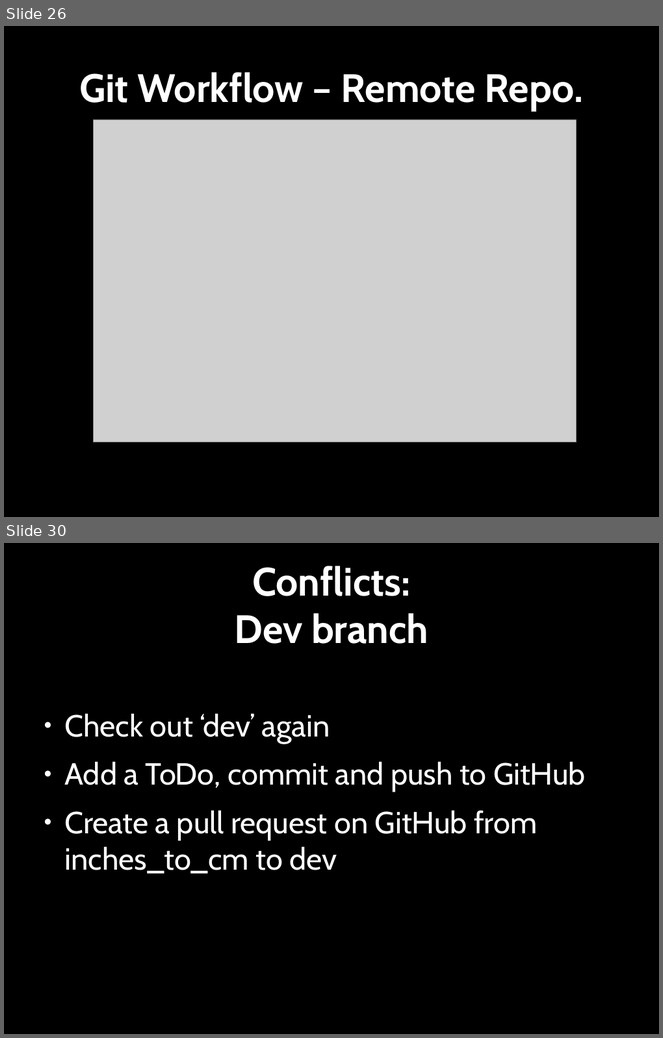
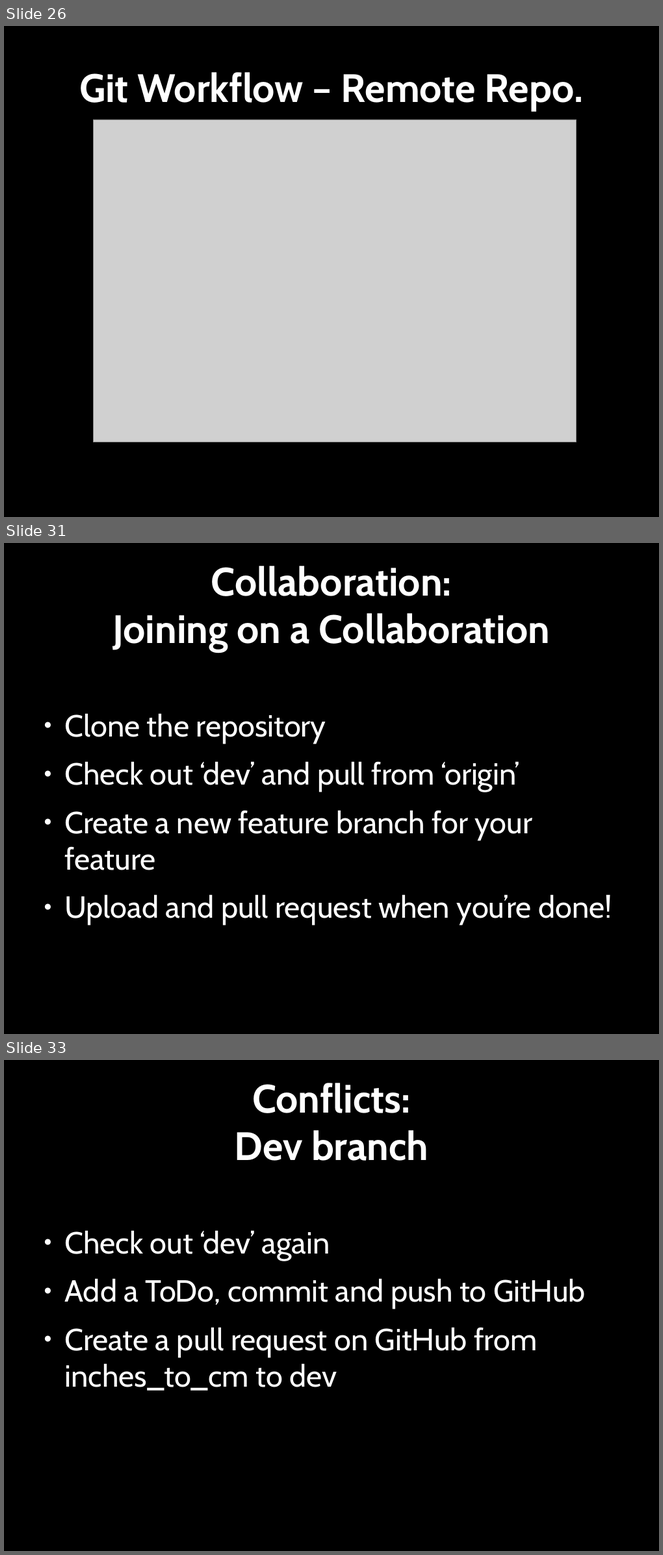
Before and after one commit to Southampton-RSG/2020-05-21-southampton-swc, a slide deck: novice/git/version-control-with-git-slides.odp. Shown one above the other, each under a label of ours: slides 26 and 30 before the commit, slides 26, 31 and 33 after it; the slides between them are not shown. The pictures are 663x1038 and 663x1555 pixels, drawn with LibreOffice and Linux fonts; fonts in the diff are those of the drawing; grey boxes stand for pictures. Boxes give left, top, right and bottom in pixels: in the first picture for what was removed or moved away, otherwise in the second. Text is boxed around its words. In the diff, an @@ line names an element or a change of style, - is before the commit and + after.

```diff
--- a/novice/git/version-control-with-git-slides.odp
+++ b/novice/git/version-control-with-git-slides.odp
@@ slide 31 added at [4, 543, 659, 1034], background #000000 @@
@@ title added at [113, 566, 550, 652], 48 pt, text #FFFFFF, bold @@
+Collaboration:
+Joining on a Collaboration
@@ text added at [65, 713, 612, 925], 37 pt, text #FFFFFF @@
+● Clone the repository
+● Check out ‘dev’ and pull from ‘origin’
+● Create a new feature branch for your feature
+● Upload and pull request when you’re done!
@@ what was slide 30 is now slide 33 @@
```
Also in this commit, not shown: 4 slides changed, 4 other slides added, 2 slides removed, 8 other files.
